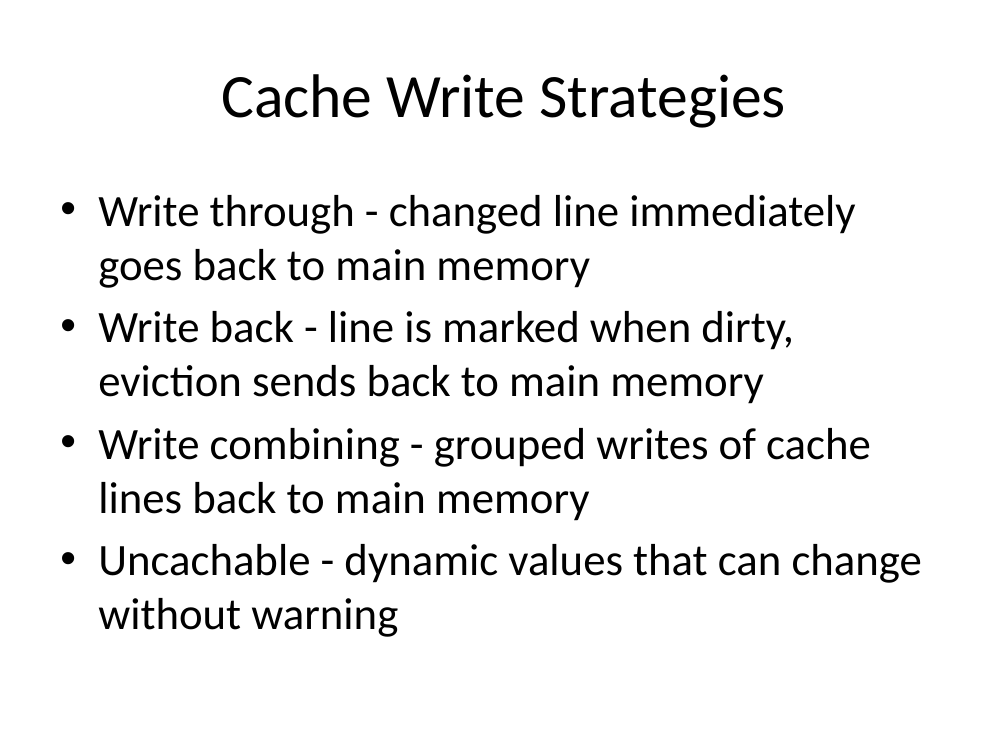
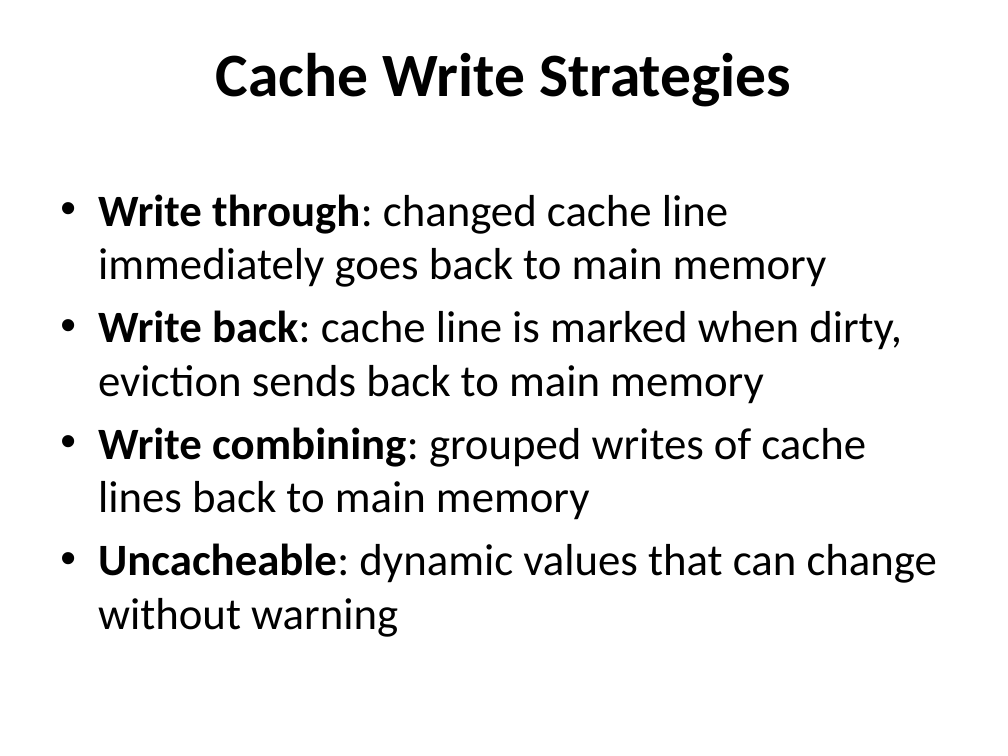
Before and after one commit to jamie-allen/cpu_caches, a slide deck: slide 13 of cpu_caches.pptx (slide 7 before the commit). Drawn at 1008x756 pixels with LibreOffice and Linux fonts; fonts in the diff are those of the drawing; background and template pictures are left out. Boxes give left, top, right and bottom in pixels: in the first picture for what was removed or moved away, otherwise in the second. Text is boxed around its words. In the diff, an @@ line names an element or a change of style, - is before the commit and + after.

```diff
--- a/cpu_caches.pptx
+++ b/cpu_caches.pptx
@@ title "Cache Write Strategies" at (216,52,791,107): bold on; vertical alignment middle to top @@
@@ text at (98,194,937,637): text changed @@
-• Write through - changed line immediately goes back to main memory
-• Write back - line is marked when dirty, eviction sends back to main memory
-• Write combining - grouped writes of cache lines back to main memory
-• Uncachable - dynamic values that can change without warning
+• Write through: changed cache line immediately goes back to main memory
+• Write back: cache line is marked when dirty, eviction sends back to main memory
+• Write combining: grouped writes of cache lines back to main memory
+• Uncacheable: dynamic values that can change without warning
```
Also in this commit, not shown: 35 other slides changed, 8 slides added, 4 slides removed, 1 other file.
